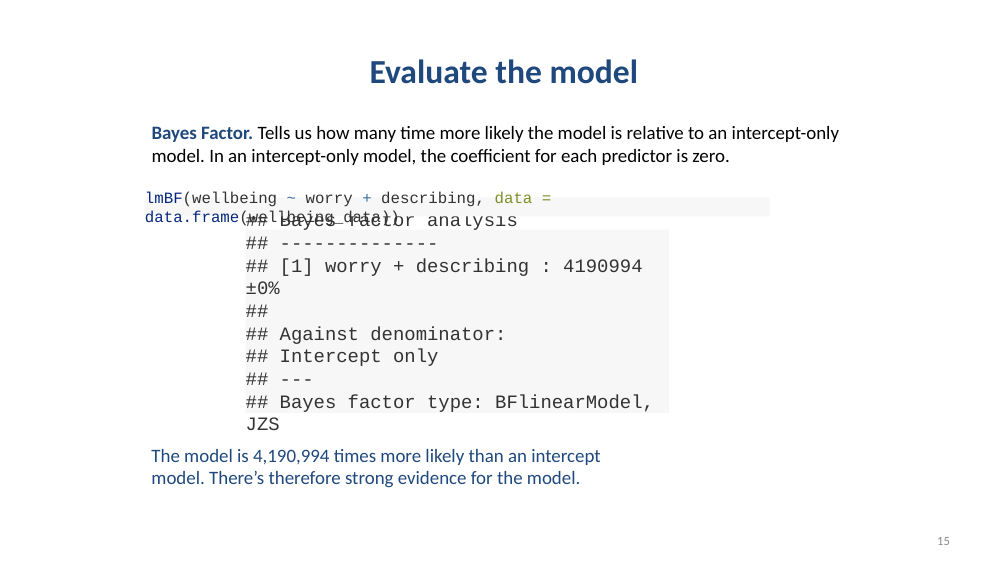
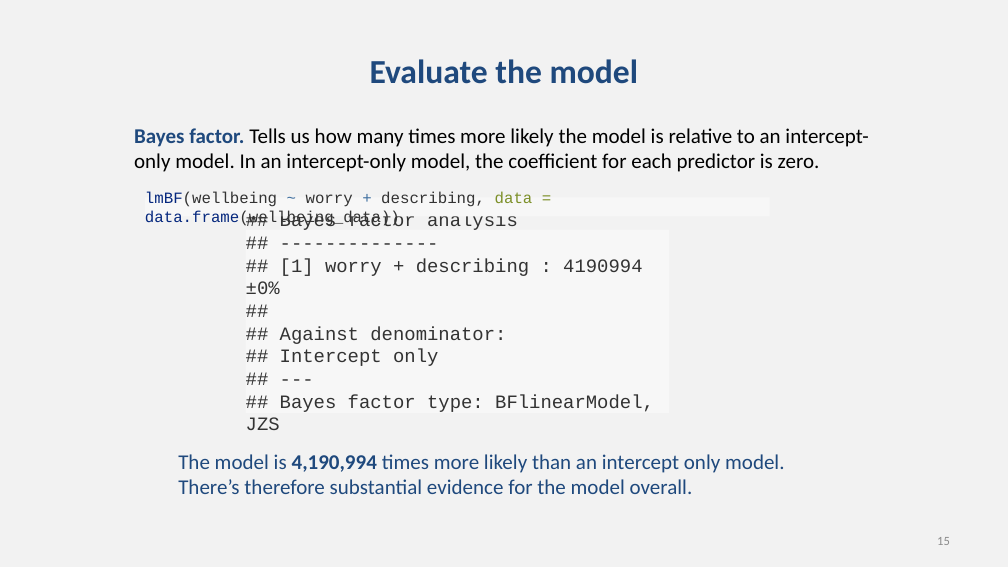
Before and after one commit to chrisjberry/datafluencyCB, a slide deck: slide 15 of docs/slides/PSYC753_L2_MultipleRegression1.pptx. Drawn at 1008x567 pixels with LibreOffice and Linux fonts; fonts in the diff are those of the drawing. Boxes give left, top, right and bottom in pixels: in the first picture for what was removed or moved away, otherwise in the second. Text is boxed around its words. In the diff, an @@ line names an element or a change of style, - is before the commit and + after.

```diff
--- a/docs/slides/PSYC753_L2_MultipleRegression1.pptx
+++ b/docs/slides/PSYC753_L2_MultipleRegression1.pptx
@@ background #FFFFFF to #F2F2F2 @@
@@ text at (134, 128, 868, 172): text changed; size 18 to 20 pt @@
-Bayes Factor. Tells us how many time more likely the model is relative to an intercept-only model. In an intercept-only model, the coefficient for each predictor is zero.
+Bayes factor. Tells us how many times more likely the model is relative to an intercept-only model. In an intercept-only model, the coefficient for each predictor is zero.
@@ text at (178, 454, 785, 494): text changed; size 18 to 20 pt @@
-The model is 4,190,994 times more likely than an intercept model. There’s therefore strong evidence for the model.
+The model is 4,190,994 times more likely than an intercept only model. There’s therefore substantial evidence for the model overall.
```
Also in this commit, not shown: 19 other slides changed, 1 slide added, 1 other file.
